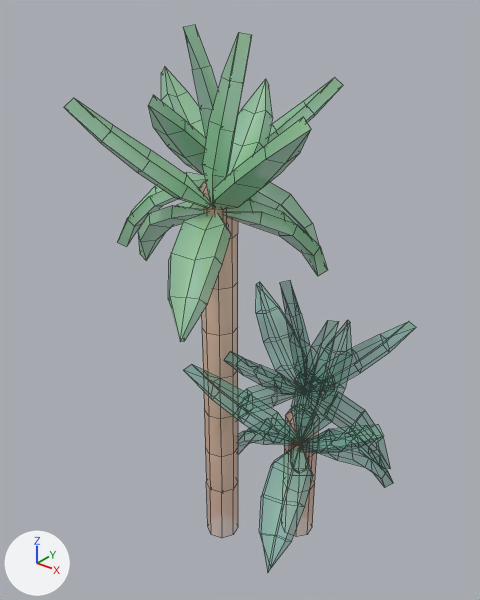
An edit to the FBX model Assets/Models/Tiny Treats plants/yucca_plant_small.fbx, drawn before and after from the same camera.
Both versions are drawn from a 50 mm lens placed at (0.96, -1.317, 1.562), pointed at (-0.084, -0.012, 0.753). Every picture has the same lights, and +X, +Y and +Z are marked at lower left. Mesh edges are drawn as thin lines. Objects named as collision shapes, trigger or cutter boxes, shadow casters or lower levels of detail are left out. Where no turn or scale is listed for an object, it has been applied to the vertices.

Script lines for the objects in view, before the commit:
```python
mat_tiny_treats_1 = bpy.data.materials.new('tiny_treats_1')
mat_tiny_treats_1.use_nodes = True; mat_tiny_treats_1.node_tree.nodes.clear()
_N = mat_tiny_treats_1.node_tree.nodes; _L = mat_tiny_treats_1.node_tree.links
n0 = _N.new('ShaderNodeBsdfPrincipled'); n0.name = 'Principled BSDF'
n1 = _N.new('ShaderNodeOutputMaterial'); n1.name = 'Material Output'
n2 = _N.new('ShaderNodeTexImage'); n2.name = 'Image Texture'
n2.image = img_tiny_treats_texture_1_png
n3 = _N.new('ShaderNodeTexImage'); n3.name = 'Image Texture.001'
n3.image = img_tiny_treats_texture_1_png
_L.new(n2.outputs[0], n0.inputs[0])  # 'Color' to 'Base Color'
_L.new(n3.outputs[0], n0.inputs[4])  # 'Color' to 'Alpha'
_L.new(n0.outputs[0], n1.inputs[0])  # 'BSDF' to 'Surface'
me_yucca_plant_small = bpy.data.meshes.new('yucca_plant_small')
me_yucca_plant_small.from_pydata(...)  # 858 vertices, 952 faces; spans x -0.5..0.45, y -0.45..0.46, z -0.05..1.46
me_yucca_plant_small.materials.append(mat_tiny_treats_1)
ob_yucca_plant_small = bpy.data.objects.new('yucca_plant_small', me_yucca_plant_small)
ob_yucca_plant_small.location = (0.0, 0.0, 0.0)
```
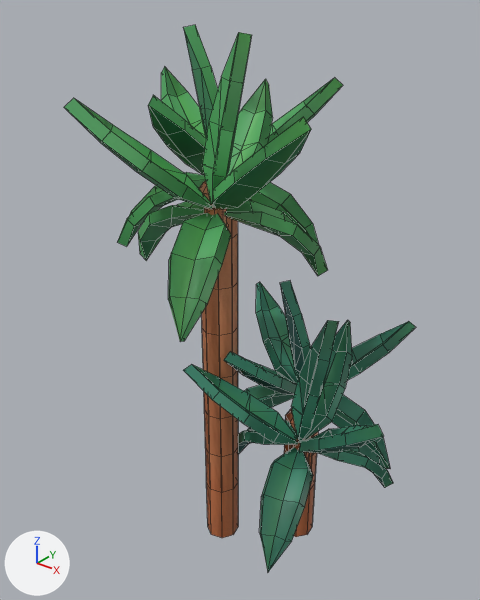
Boxes (x1, y1, x2, y2) around the edits, measured in the pictures (480 x 600 px):
'yucca_plant_small', surface changed
    both: (64, 25, 416, 572)
'yucca_plant_small_LOD1', added (green)
    after: (64, 25, 415, 571)

The change, as a list of edits to the scene's bpy script:
```text
Change img_tiny_treats_texture_1_png:
    img_tiny_treats_texture_1_png: load_image('tiny_treats_texture_1.png', 'tiny_treats_texture_1.png', 1024, 1024, 'Non-Color') -> load_image('tiny_treats_texture_1.png', 'tiny_treats_texture_1.png', 1024, 1024, 'sRGB')
Change mat_tiny_treats_1:
    remove n3 = _N.new('ShaderNodeTexImage'); n3.name = 'Image Texture.001'
    remove n3.image = img_tiny_treats_texture_1_png
    where n0 = _N.new('ShaderNodeBsdfPrincipled'); n0.name = 'Principled BSDF'
    remove _L.new(n3.outputs[0], n0.inputs[4])  # 'Color' to 'Alpha'
    where n2 = _N.new('ShaderNodeTexImage'); n2.name = 'Image Texture'
    add _L.new(n2.outputs[1], n0.inputs[4])  # 'Alpha' to 'Alpha'
Add me_yucca_plant_small_001:
    me_yucca_plant_small_001.from_pydata(...)  # 720 vertices, 870 faces; spans x -0.5..0.45, y -0.45..0.46, z -0.05..1.46
    me_yucca_plant_small_001.materials.append(mat_tiny_treats_1)  # picture img_tiny_treats_texture_1_png
Add ob_yucca_plant_small_lod1:
    ob_yucca_plant_small_lod1 = bpy.data.objects.new('yucca_plant_small_LOD1', me_yucca_plant_small_001)
    ob_yucca_plant_small_lod1.location = (0.0, 0.0, 0.0)
```
